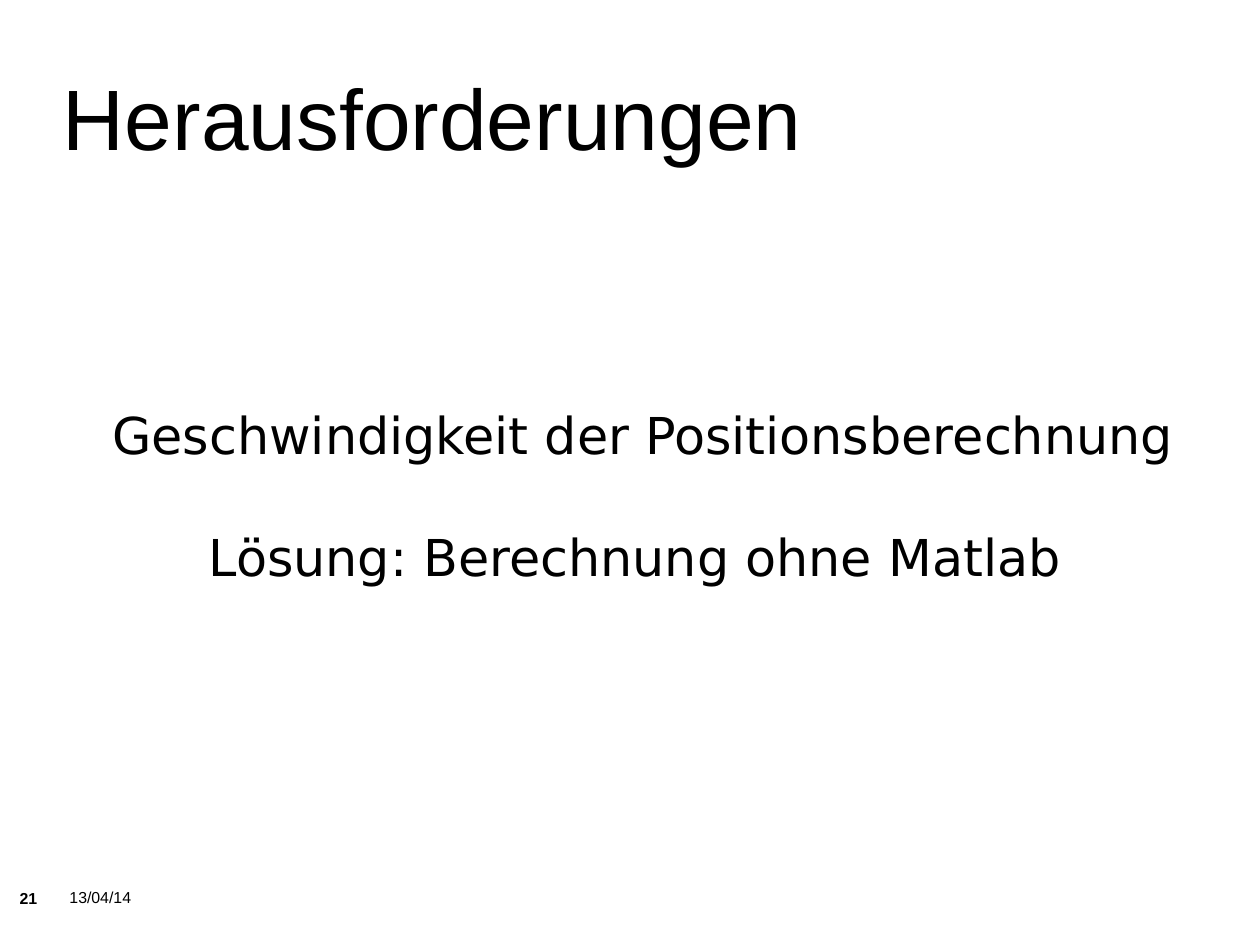
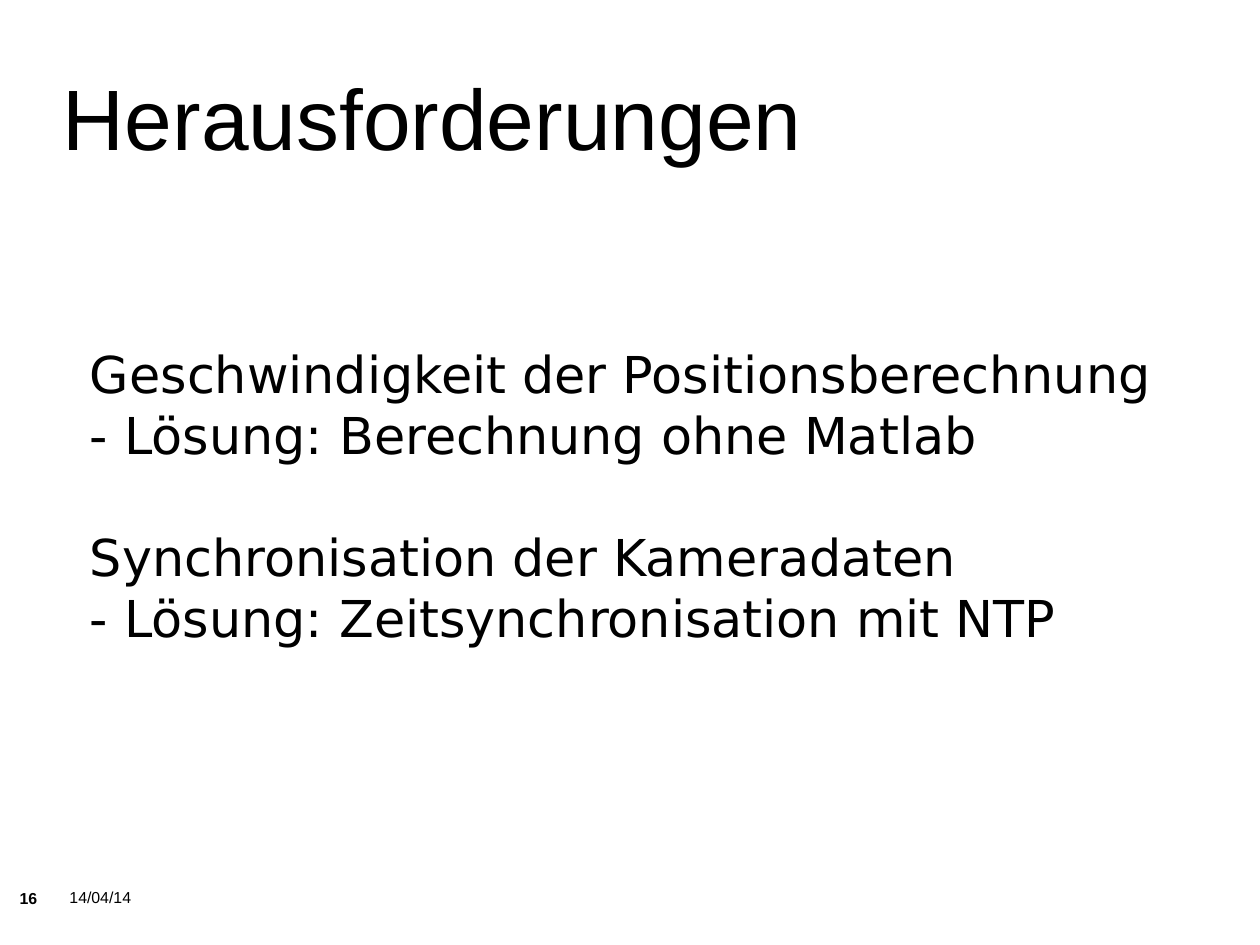
Before and after one commit to KITrokopter/Presentation, a slide deck: slide 16 of PresentationInTotal v0.1.odp (slide 21 before the commit). Drawn at 1260x945 pixels with LibreOffice and Linux fonts; fonts in the diff are those of the drawing; background and template pictures are left out. Boxes give left, top, right and bottom in pixels: in the first picture for what was removed or moved away, otherwise in the second. Text is boxed around its words. In the diff, an @@ line names an element or a change of style, - is before the commit and + after.

```diff
--- a/PresentationInTotal v0.1.odp
+++ b/PresentationInTotal v0.1.odp
@@ subtitle at bbox=[90, 354, 1151, 404]: alignment centre to left @@
@@ subtitle at bbox=[90, 415, 1056, 648]: text changed @@
-Lösung: Berechnung ohne Matlab
+- Lösung: Berechnung ohne Matlab
+Synchronisation der Kameradaten
+- Lösung: Zeitsynchronisation mit NTP
@@ page number at bbox=[20, 893, 38, 904]: text changed @@
-21
+16
@@ text at bbox=[69, 891, 131, 903]: text changed @@
-13/04/14
+14/04/14
```
Also in this commit, not shown: 44 other slides changed, 2 slides added, 8 slides removed.
